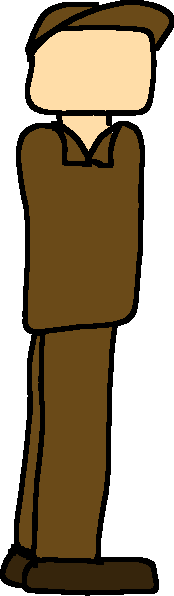
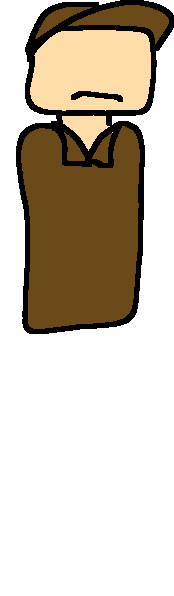
Before/after of a 174px x 596px layered artwork. What changed in the layer stack:
added layer "mouth copy #1" above "mouth copy" over box(71, 91, 123, 102)
hid "KickingLeg" over box(22, 326, 159, 596)
hid "BackLeg" over box(0, 326, 121, 593)
